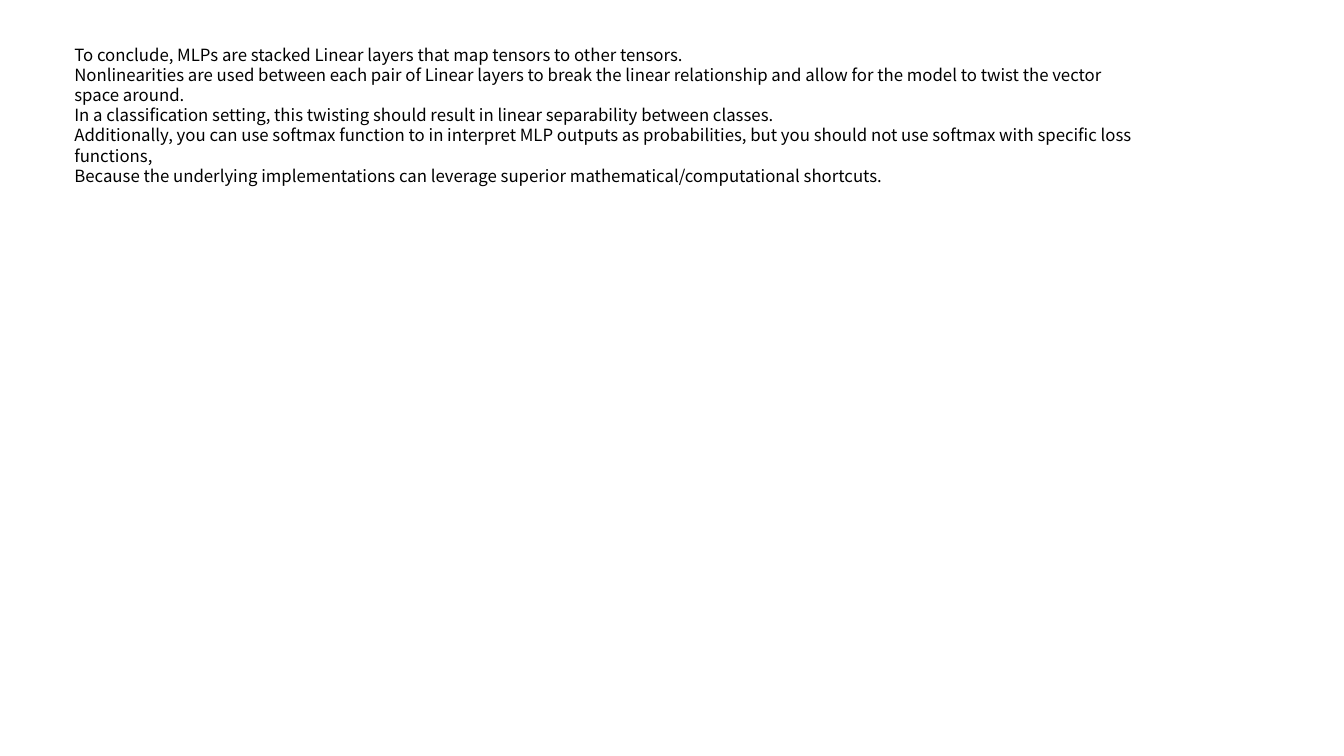
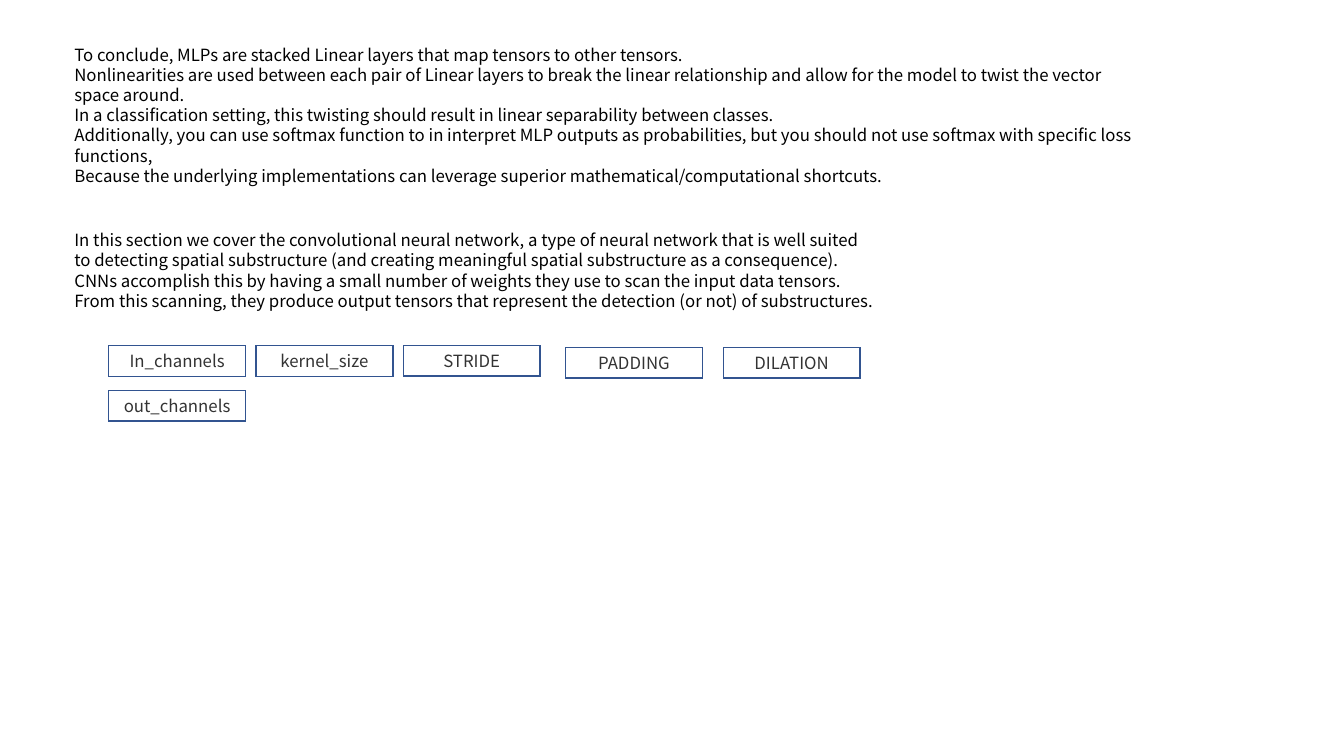
Before and after one commit to mengyuetao/Technology-related, a slide deck: slide 1 of pytorch/basic.pptx. Drawn at 1344x756 pixels with LibreOffice and Linux fonts; fonts in the diff are those of the drawing. Boxes give left, top, right and bottom in pixels: in the first picture for what was removed or moved away, otherwise in the second. Text is boxed around its words. In the diff, an @@ line names an element or a change of style, - is before the commit and + after.

```diff
--- a/pytorch/basic.pptx
+++ b/pytorch/basic.pptx
@@ text added at (x1=74, y1=232, x2=873, y2=311), 12 pt, text #000000 @@
+In this section we cover the convolutional neural network, a type of neural network that is well suited
+to detecting spatial substructure (and creating meaningful spatial substructure as a consequence).
+CNNs accomplish this by having a small number of weights they use to scan the input data tensors.
+From this scanning, they produce output tensors that represent the detection (or not) of substructures.
@@ rectangle added at (x1=109, y1=346, x2=246, y2=377), outline #325491 1 pt, 12 pt, text #333333 @@
+In_channels
@@ rectangle added at (x1=256, y1=346, x2=393, y2=377), outline #325491 1 pt, 12 pt, text #333333 @@
+kernel_size
@@ rectangle added at (x1=403, y1=346, x2=540, y2=376), outline #325491 1 pt, 12 pt, text #333333 @@
+STRIDE
@@ rectangle added at (x1=566, y1=348, x2=703, y2=378), outline #325491 1 pt, 12 pt, text #333333 @@
+PADDING
@@ rectangle added at (x1=724, y1=348, x2=861, y2=378), outline #325491 1 pt, 12 pt, text #333333 @@
+DILATION
@@ rectangle added at (x1=109, y1=390, x2=246, y2=421), outline #325491 1 pt, 12 pt, text #333333 @@
+out_channels
```
Also in this commit, not shown: 2 slides added, 1 slide removed, 4 other files.
